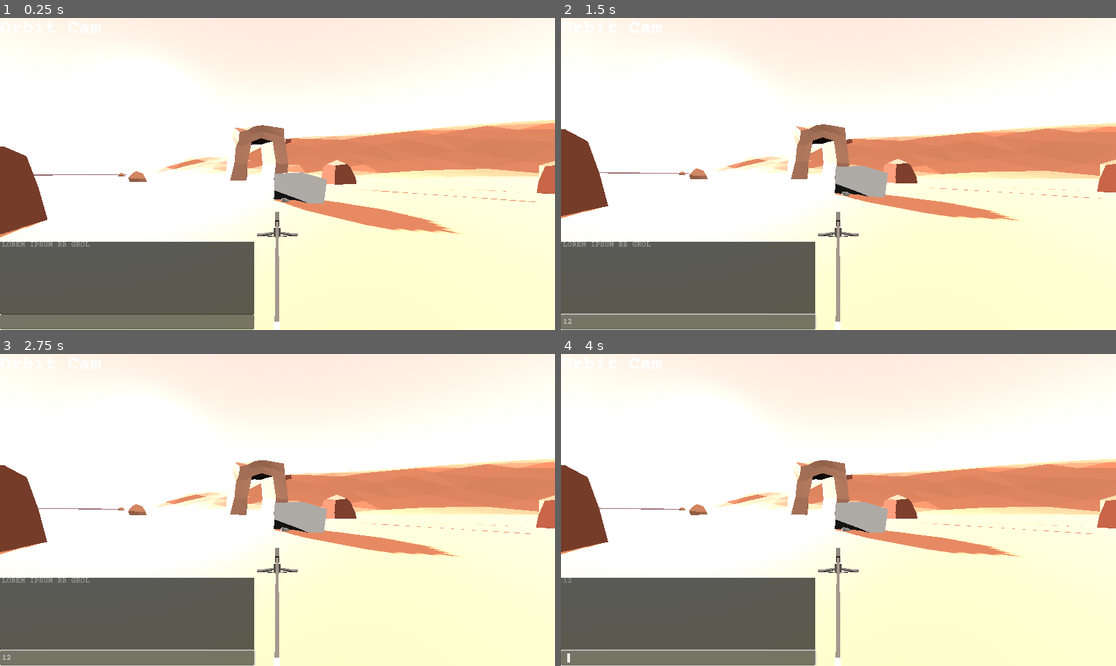
Above: before the commit, frames 1-4 (two rows, left to right).
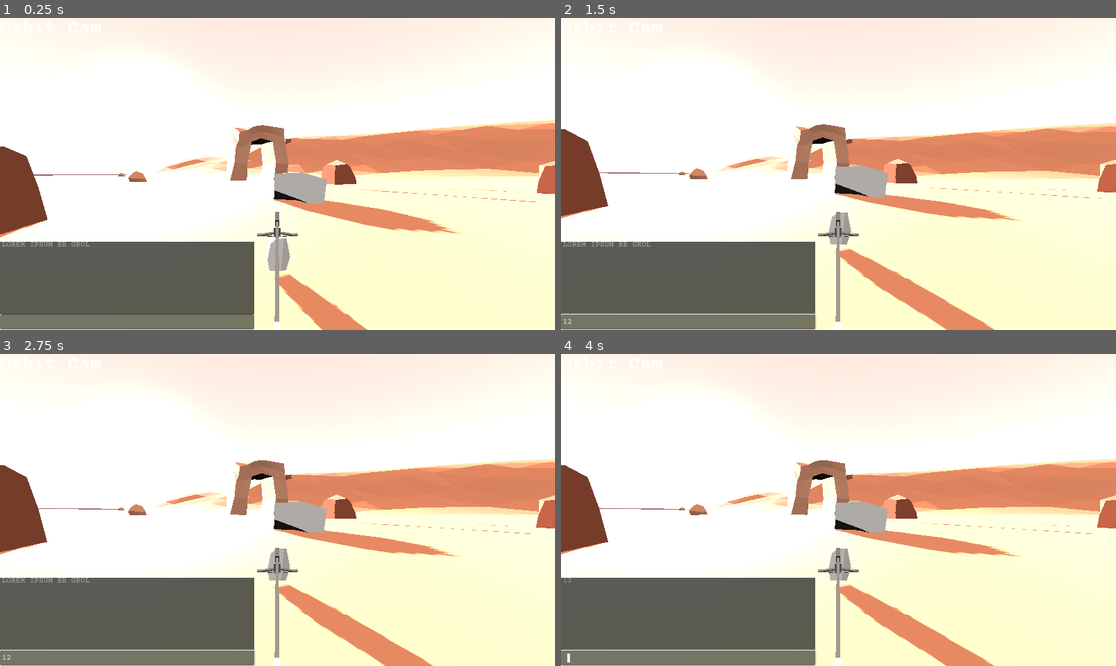
Above: after the commit, the same moments.

Repository: PandorasGit/RoverGame
Game: Godot game, scene res://DevRoom.tscn
Same seed, same stepped clock (60 frames per second), same inputs: the game is played once before the commit and once after it.
Inputs (mouse positions are in pixels of both pictures, inside the frame that each line leads up to):
- Up to frame 1 (0.25 s): no input
- Up to frame 2 (1.5 s): click (688, 320) at 0.52 s; type "12" at 0.6 s
- Up to frame 3 (2.75 s): no input
- Up to frame 4 (4 s): tap Enter at 2.75 s; tap Space at 3.5 s

The runs differ from the first frame. In frame 1, 1.5% of the frame differs, in the area x 47-67%, y 57-100%; in frame 2, 2.2%, in the area x 47-79%, y 55-100%; in frame 3, 2.2%; in frame 4, 2.2%.

Commit message:
Make resource interaction

Diff:
--- a/project/DevRoom.tscn
+++ b/project/DevRoom.tscn
@@ -6,7 +6,7 @@
 [ext_resource type="PackedScene" uid="uid://dcyo6xmqv2m2t" path="res://Rocks/Rock01/Rock01.tscn" id="4_nwqgh"]
 [ext_resource type="PackedScene" uid="uid://v3qxgpx7575s" path="res://Rocks/Rock02/Rock02.tscn" id="5_s1hxs"]
 [ext_resource type="PackedScene" uid="uid://qnkkm7p3q3e7" path="res://Rocks/Rock03/Rock03.tscn" id="6_ycmqf"]
-[ext_resource type="PackedScene" uid="uid://j5yg12lmkce2" path="res://Lithium.glb" id="7_tsrdm"]
+[ext_resource type="PackedScene" uid="uid://bdrclcw24q5ic" path="res://Rocks/Lithium/lithium.tscn" id="7_1qr8n"]
 [ext_resource type="ArrayMesh" uid="uid://boyxf8g33n1bx" path="res://rockformation.obj" id="8_m8oqq"]
 [ext_resource type="AudioStream" uid="uid://b8srfjwxsf7ro" path="res://space_ambience.ogg" id="9_mp7h5"]
 [ext_resource type="AudioStream" uid="uid://cjtwy4ap5q7lm" path="res://ambience.ogg" id="10_40avu"]
@@ -32,12 +32,6 @@
 
 [sub_resource type="ConcavePolygonShape3D" id="ConcavePolygonShape3D_ufkrm"]
 data = PackedVector3Array(-1048.11, 21.776, 1117.98, -1117.98, 38.3864, 1048.11, -1048.11, 58.7044, 1048.11, 69.5287, 7 …(161732 unchanged characters)…
-
-[sub_resource type="StandardMaterial3D" id="StandardMaterial3D_w1axw"]
-albedo_color = Color(0.729412, 0.729412, 0.729412, 1)
-metallic = 1.0
-metallic_specular = 1.0
-roughness = 0.38
 
 [sub_resource type="StandardMaterial3D" id="StandardMaterial3D_ibif8"]
 albedo_color = Color(0.92549, 0.65098, 0.517647, 1)
@@ -96,12 +90,8 @@
 [node name="Rock09" parent="Rocks" instance=ExtResource("6_ycmqf")]
 transform = Transform3D(-0.00765878, 0.058135, -0.596474, -0.0367501, 0.595354, 0.0584978, 0.598172, 0.0373213, -0.00404309, 5.3684, 2.16609, -47.0088)
 
-[node name="Lithium" parent="." instance=ExtResource("7_tsrdm")]
-transform = Transform3D(0.149246, -0.462488, 0, 0.462488, 0.149246, 0, 0, 0, 0.485972, 2.05776, -1.11146, -44.9813)
-
-[node name="Cube" parent="Lithium" index="0"]
-transform = Transform3D(1.74613, 5.96046e-08, 0, -5.96046e-08, 1.74613, 0, 0, 0, 1.74613, 0, 0, 0)
-surface_material_override/0 = SubResource("StandardMaterial3D_w1axw")
+[node name="Lithium" parent="." instance=ExtResource("7_1qr8n")]
+transform = Transform3D(1, 0, 0, 0, 1, 0, 0, 0, 1, 0, 0, -8.4941)
 
 [node name="Rockformation" type="MeshInstance3D" parent="."]
 transform = Transform3D(-0.360404, 0, 0.932796, 0, 1, 0, -0.932796, 0, -0.360404, -27.4267, 29.0733, -255.298)
@@ -123,5 +113,3 @@
 stream = ExtResource("10_40avu")
 volume_db = -8.0
 autoplay = true
-
-[editable path="Lithium"]
--- a/project/Rocks/Lithium/lithium.tscn
+++ b/project/Rocks/Lithium/lithium.tscn
@@ -8,7 +8,7 @@
 
 [node name="Lithium" instance=ExtResource("1_bgegh")]
 
-[node name="Area3D" type="Area3D" parent="." index="1"]
+[node name="Area3D" type="Area3D" parent="." index="1" groups=["resource"]]
 collision_layer = 2
 collision_mask = 2
 
--- a/project/Rover/rover.gd
+++ b/project/Rover/rover.gd
@@ -176,3 +176,8 @@
 func end_particles():
 	for particle in $VehicleBody3D/Particles.get_children():
 		particle.emitting = false
+
+
+func _on_claw_area_area_entered(area):
+	if area.is_in_group("resource"):
+		area.get_parent_node_3d().queue_free()
--- a/project/Rover/rover.tscn
+++ b/project/Rover/rover.tscn
@@ -209,6 +209,7 @@
 surface_material_override/0 = SubResource("StandardMaterial3D_pp700")
 
 [node name="ClawArea" type="Area3D" parent="VehicleBody3D/Rovee/Upper_Arm/Fore_Arm/Claw_Compartment" index="2"]
+disable_mode = 2
 collision_layer = 2
 collision_mask = 2
 
@@ -420,6 +421,7 @@
 [node name="DurationTimer" type="Timer" parent="."]
 one_shot = true
 
+[connection signal="area_entered" from="VehicleBody3D/Rovee/Upper_Arm/Fore_Arm/Claw_Compartment/ClawArea" to="." method="_on_claw_area_area_entered"]
 [connection signal="timeout" from="DurationTimer" to="." method="_on_duration_timer_timeout"]
 
 [editable path="VehicleBody3D/Rovee"]
Not shown: 1 places in project/DevRoom.tscn that only renumber resources
